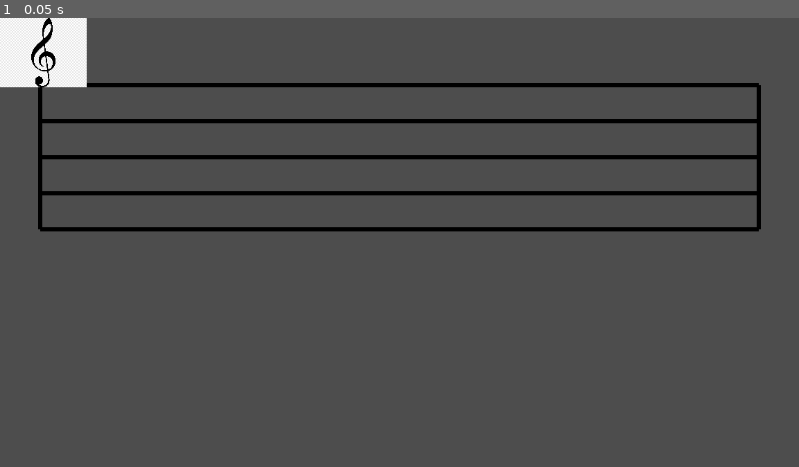
Above: before the commit, frame 1.
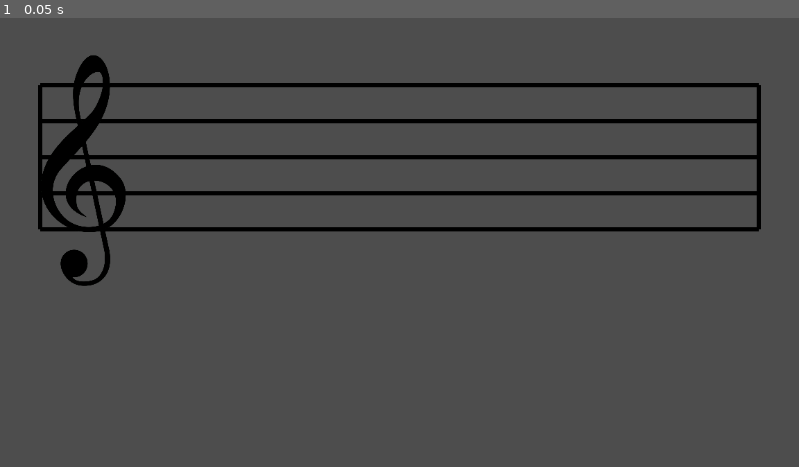
Above: after the commit, the same moment.

Repository: Sniggiho/COMP225-Reluna
Game: Godot game, scene res://Scenes/MusicStaff/MusicStaff.tscn
The game is run twice, just before and just after one commit, with the same random seed, the same clock (stepped at 60 frames per second) and the same inputs. This scene is started directly instead of the project's main scene.
Inputs:
- Up to frame 1 (0.05 s): no input

The runs differ from the first frame. In frame 1, 3.2% of the frame differs, in the area x 0-16%, y 0-60%.

Commit message:
added the music staff

Diff:
--- a/Project/Scenes/MusicStaff/MusicStaff.gd
+++ b/Project/Scenes/MusicStaff/MusicStaff.gd
@@ -18,6 +18,7 @@
 # top left most position of staff
 var startX
 var startY
+var trebleRatio
 
 
 func _ready():
@@ -25,6 +26,12 @@
 	screenY = get_viewport_rect().size.y
 	startX = screenX * ((1 - staffLength)/2.0)
 	startY = screenY * 0.15
+	var treble = Image.load_from_file("res://Scenes/MusicStaff/trebleStaff.png")
+	treble.set
+	var texture = ImageTexture.create_from_image(treble)
+	trebleRatio = 4 * lineHeight * screenY / treble.get_height()
+	treble.resize(treble.get_width()*trebleRatio, treble.get_height()* trebleRatio, Image.INTERPOLATE_BILINEAR)
+	$Sprite2D.texture = texture
 
 func _draw():
 	var y = startY
--- a/Project/Scenes/MusicStaff/MusicStaff.tscn
+++ b/Project/Scenes/MusicStaff/MusicStaff.tscn
@@ -1,14 +1,14 @@
 [gd_scene load_steps=3 format=3 uid="uid://dq0mp8xmuh00"]
 
 [ext_resource type="Script" path="res://Scenes/MusicStaff/MusicStaff.gd" id="1_5gv1w"]
-[ext_resource type="Texture2D" uid="uid://bproihxp3psmb" path="res://Scenes/MusicStaff/trebleClef.png" id="2_i6lif"]
+
+[sub_resource type="ImageTexture" id="ImageTexture_o6m4j"]
 
 [node name="MusicStaff" type="Node2D"]
 position = Vector2(2.08165e-12, 2.08165e-12)
 script = ExtResource("1_5gv1w")
 
-[node name="TextureRect" type="TextureRect" parent="."]
-offset_right = 100.0
-offset_bottom = 100.0
-texture = ExtResource("2_i6lif")
-expand_mode = 3
+[node name="Sprite2D" type="Sprite2D" parent="."]
+position = Vector2(120, 220)
+scale = Vector2(0.3, 0.3)
+texture = SubResource("ImageTexture_o6m4j")
Binary file removed: Project/Scenes/MusicStaff/trebleClef.png
Binary file added: Project/Scenes/MusicStaff/trebleStaff.png
Not shown, changed: Project/Scenes/MusicStaff/trebleStaff.png.import
